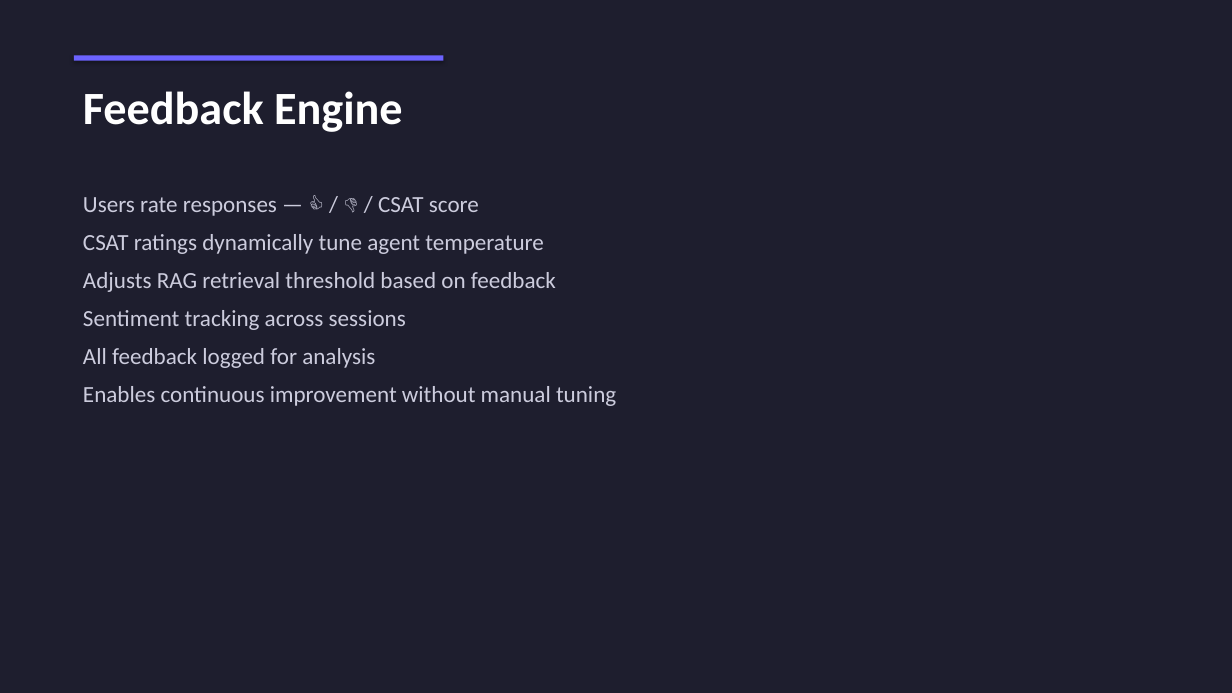
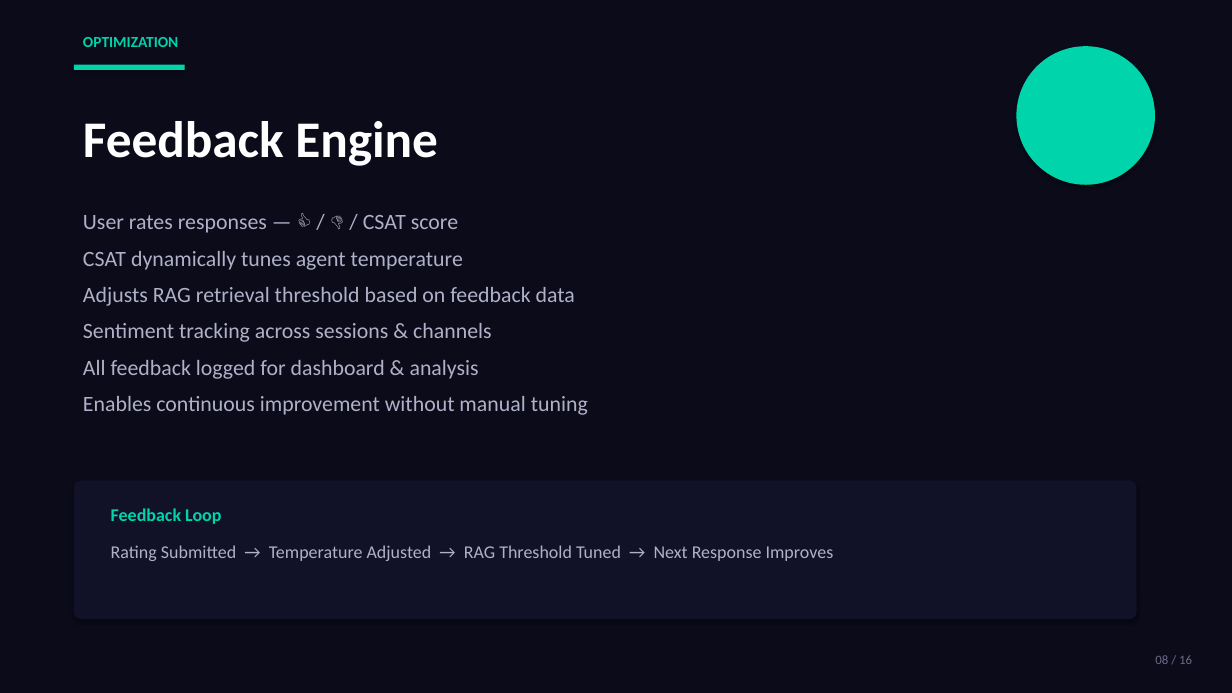
Before and after one commit to ShubhamRSY/voice-agents, a slide deck: slide 8 of Nexus_Overview.pptx. Drawn at 1232x693 pixels with LibreOffice and Linux fonts; fonts in the diff are those of the drawing. Boxes give left, top, right and bottom in pixels: in the first picture for what was removed or moved away, otherwise in the second. Text is boxed around its words. In the diff, an @@ line names an element or a change of style, - is before the commit and + after.

Commit message:
Modernize Nexus PPT with contemporary dark design

```diff
--- a/Nexus_Overview.pptx
+++ b/Nexus_Overview.pptx
@@ background #1E1E2E to #0B0B1A @@
@@ rectangle removed at <box>74,55,444,61</box> @@
@@ text added at <box>83,37,178,47</box>, 12 pt, text #00D4AA, bold @@
+OPTIMIZATION
@@ ellipse added at <box>1017,46,1155,185</box>, fill #00D4AA @@
@@ rectangle added at <box>74,65,185,70</box>, fill #00D4AA @@
@@ text "Feedback Engine": place and size @@
-text "Feedback Engine" at <box>83,91,402,132</box>
+text "Feedback Engine" at <box>83,121,438,166</box>
@@ text "Feedback Engine" at <box>83,121,438,166</box>: size 36 to 40 pt @@
@@ text "User rates responses — 👍 ...": place and size @@
-text "User rates responses — 👍 ..." at <box>83,197,616,406</box>
+text "User rates responses — 👍 ..." at <box>83,215,588,415</box>
@@ text at <box>83,215,575,379</box>: text changed; size 18 to 17 pt; text colour #CCCCDD to #B0B0C8 @@
-Users rate responses — 👍 / 👎 / CSAT score
-CSAT ratings dynamically tune agent temperature
-Adjusts RAG retrieval threshold based on feedback
-Sentiment tracking across sessions
-All feedback logged for analysis
+User rates responses — 👍 / 👎 / CSAT score
+CSAT dynamically tunes agent temperature
+Adjusts RAG retrieval threshold based on feedback data
+Sentiment tracking across sessions & channels
+All feedback logged for dashboard & analysis
@@ text at <box>83,396,588,415</box>: size 18 to 17 pt, text colour #CCCCDD to #B0B0C8 in "Enables continuous improvement without manual tuning" @@
@@ rounded rectangle added at <box>74,481,1137,619</box>, fill #111128 @@
@@ text added at <box>111,508,221,524</box>, 14 pt, text #00D4AA, bold @@
+Feedback Loop
@@ text added at <box>111,545,834,561</box>, 14 pt, text #B0B0C8 @@
+Rating Submitted → Temperature Adjusted → RAG Threshold Tuned → Next Response Improves
@@ text added at <box>1155,655,1192,664</box>, 10 pt, text #6B6B8A @@
+08 / 16
```
Also in this commit, not shown: 12 other slides changed, 3 slides added, 1 slide removed, 1 other file.
